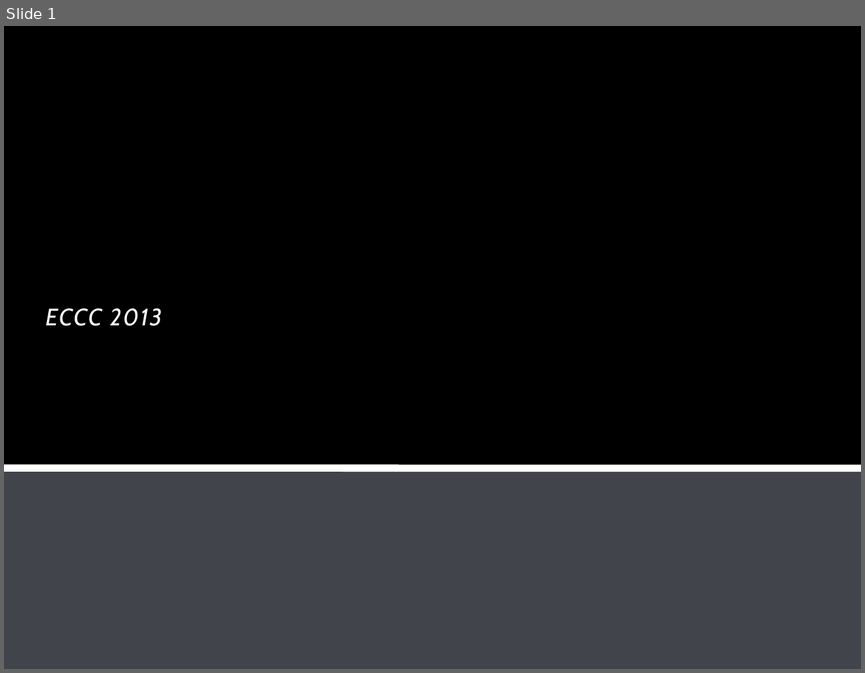
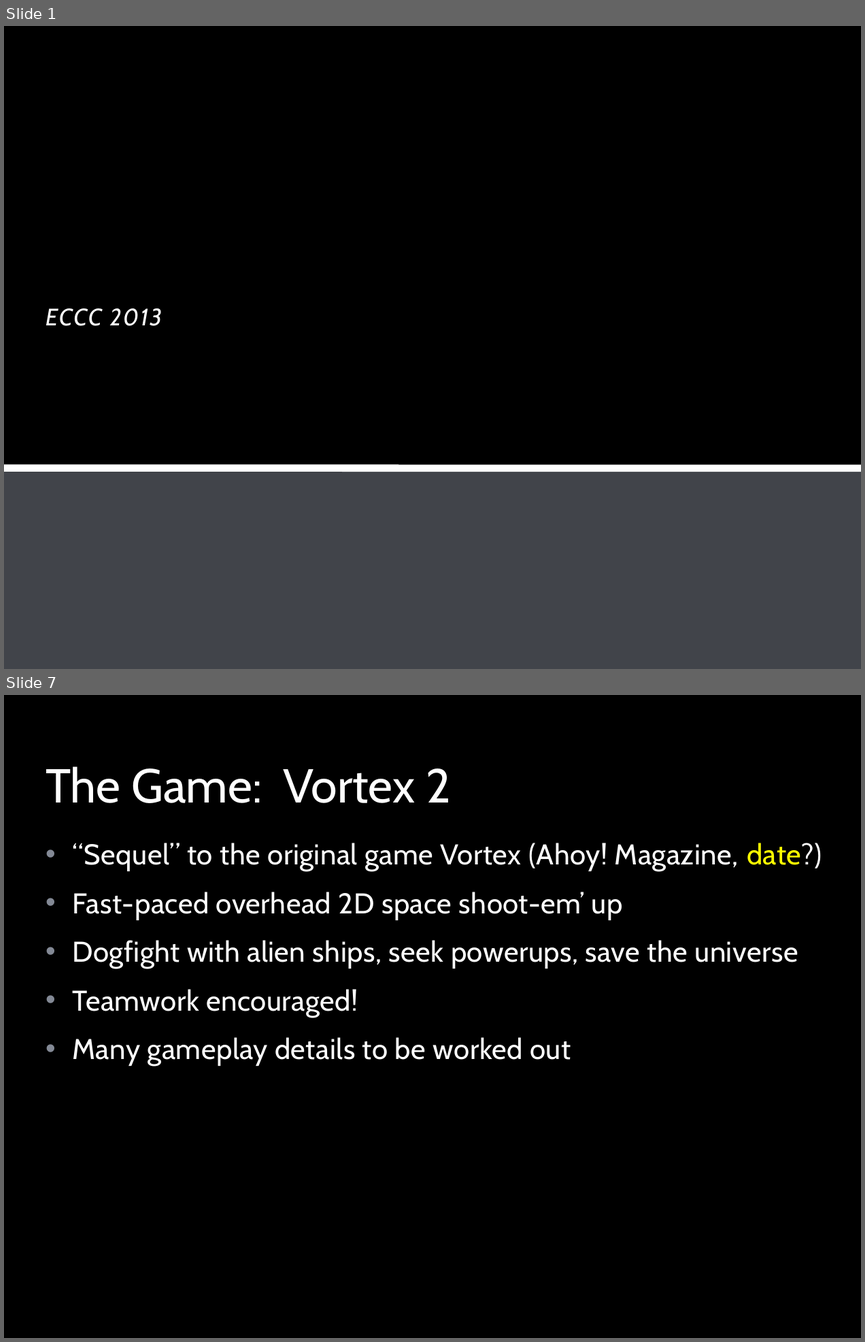
Before and after one commit to LeifBloomquist/Vortex, a slide deck: Docs/Vortex ECCC 2013.pptx. Shown one above the other, each under a label of ours: slide 1 before the commit, slides 1 and 7 after it; the slides between them are not shown. The pictures are 865x673 and 865x1342 pixels, drawn with LibreOffice and Linux fonts; fonts in the diff are those of the drawing; background and template pictures are left out. Boxes give left, top, right and bottom in pixels: in the first picture for what was removed or moved away, otherwise in the second. Text is boxed around its words. In the diff, an @@ line names an element or a change of style, - is before the commit and + after.

```diff
--- a/Docs/Vortex ECCC 2013.pptx
+++ b/Docs/Vortex ECCC 2013.pptx
@@ slide 7 added at (4,695,861,1338), background picture (left out) @@
@@ rectangle added at (4,695,861,1338), fill #000000 at 50% opacity @@
@@ title added at (45,766,451,803), 40 pt, text #FFFFFF @@
+The Game: Vortex 2
@@ text added at (73,843,822,1066), 24 pt, text #FFFFFF @@
+• “Sequel” to the original game Vortex (Ahoy! Magazine, date?)
+• Fast-paced overhead 2D space shoot-em’ up
+• Dogfight with alien ships, seek powerups, save the universe
+• Teamwork encouraged!
+• Many gameplay details to be worked out
```
Also in this commit, not shown: 7 slides changed, 3 other slides added, 11 other files.
